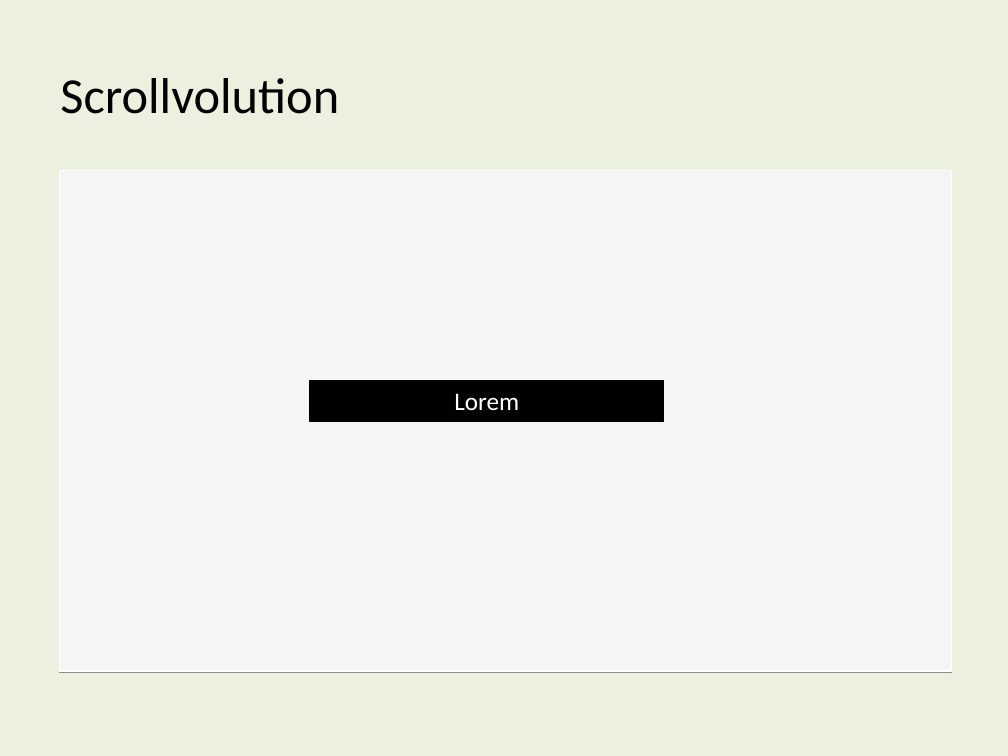
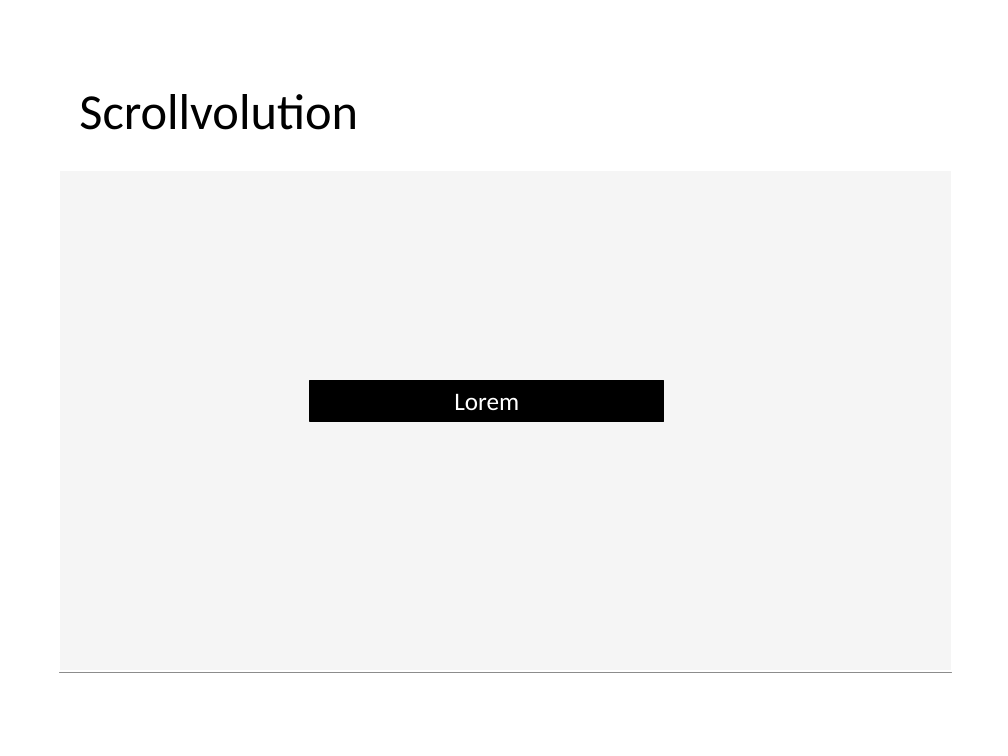
Before and after one commit to Feralitas/ReadOnSpeed, a slide deck: slide 5 of Scrollvolution.pptx (slide 4 before the commit). Drawn at 1008x756 pixels with LibreOffice and Linux fonts; fonts in the diff are those of the drawing; grey boxes stand for pictures. Boxes give left, top, right and bottom in pixels: in the first picture for what was removed or moved away, otherwise in the second. Text is boxed around its words. In the diff, an @@ line names an element or a change of style, - is before the commit and + after.

```diff
--- a/Scrollvolution.pptx
+++ b/Scrollvolution.pptx
@@ background #EBF1DE to #FFFFFF @@
@@ title "Scrollvolution": place and size @@
-title "Scrollvolution" at bbox=[60, 78, 339, 114]
+title "Scrollvolution" at bbox=[79, 94, 358, 130]
@@ title "Scrollvolution" at bbox=[79, 94, 358, 130]: line spacing 1 to 0.9 @@
```
Also in this commit, not shown: 5 other slides changed, 2 slides added, 1 slide removed.
